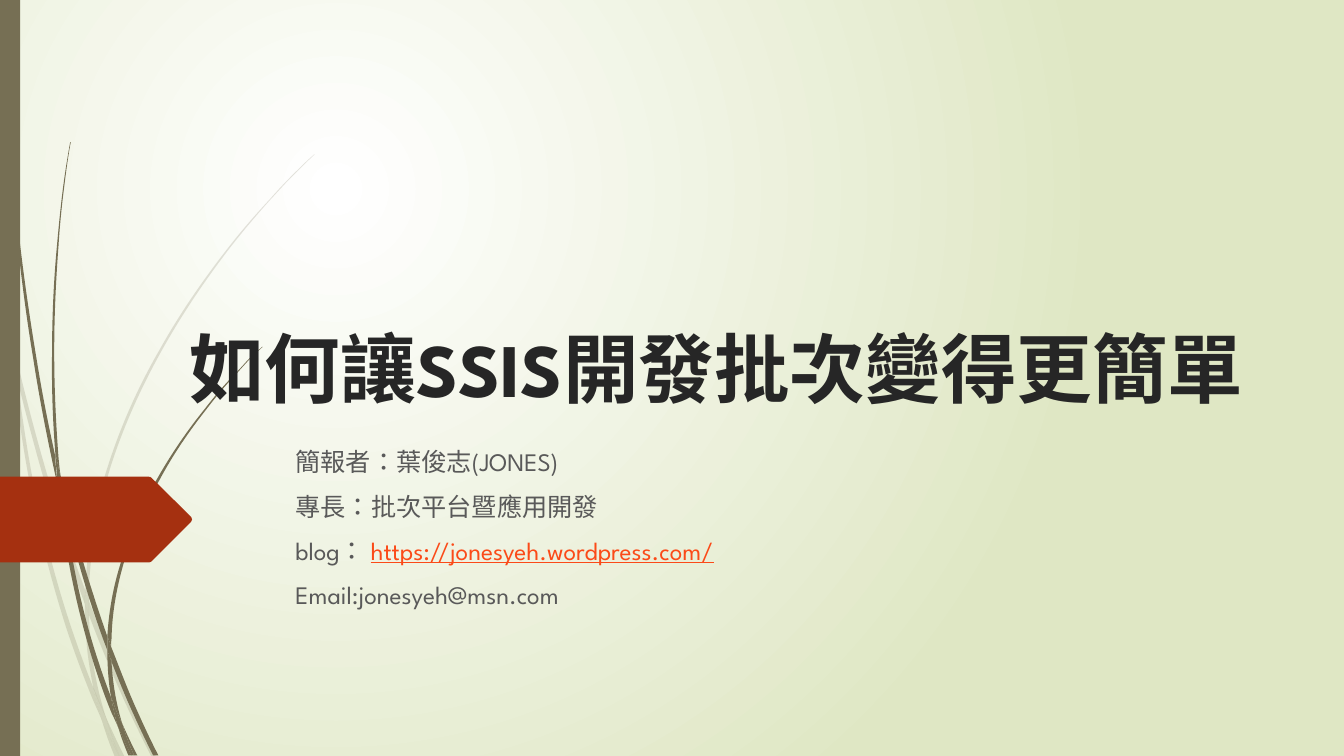
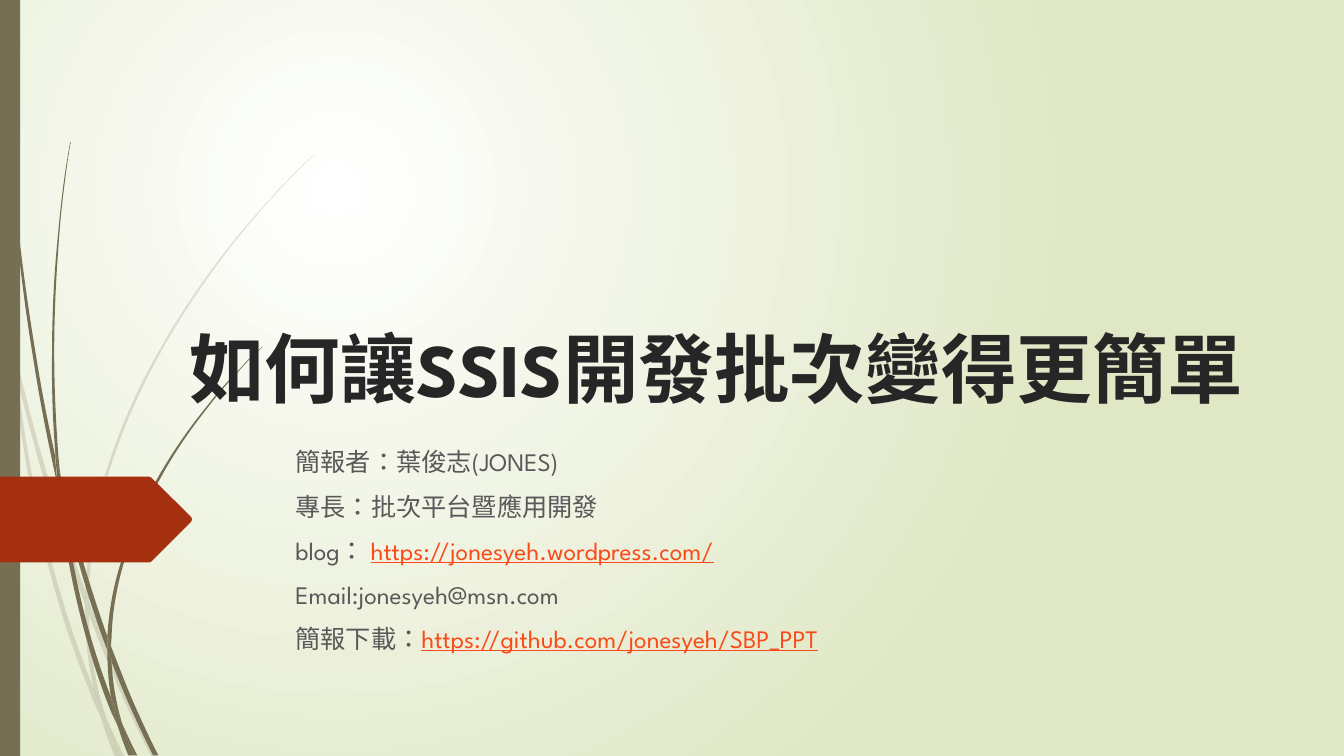
Before and after one commit to jonesyeh/SBP_PPT, a slide deck: slide 1 of 如何讓SSIS開發批次變得更簡單.pptx. Drawn at 1344x756 pixels with LibreOffice and Linux fonts; fonts in the diff are those of the drawing. Boxes give left, top, right and bottom in pixels: in the first picture for what was removed or moved away, otherwise in the second. Text is boxed around its words. In the diff, an @@ line names an element or a change of style, - is before the commit and + after.

Commit message:
加入簡報下載網址

```diff
--- a/如何讓SSIS開發批次變得更簡單.pptx
+++ b/如何讓SSIS開發批次變得更簡單.pptx
@@ subtitle at box(295, 627, 817, 654): paragraph added @@
+簡報下載：https://github.com/jonesyeh/SBP_PPT
```
